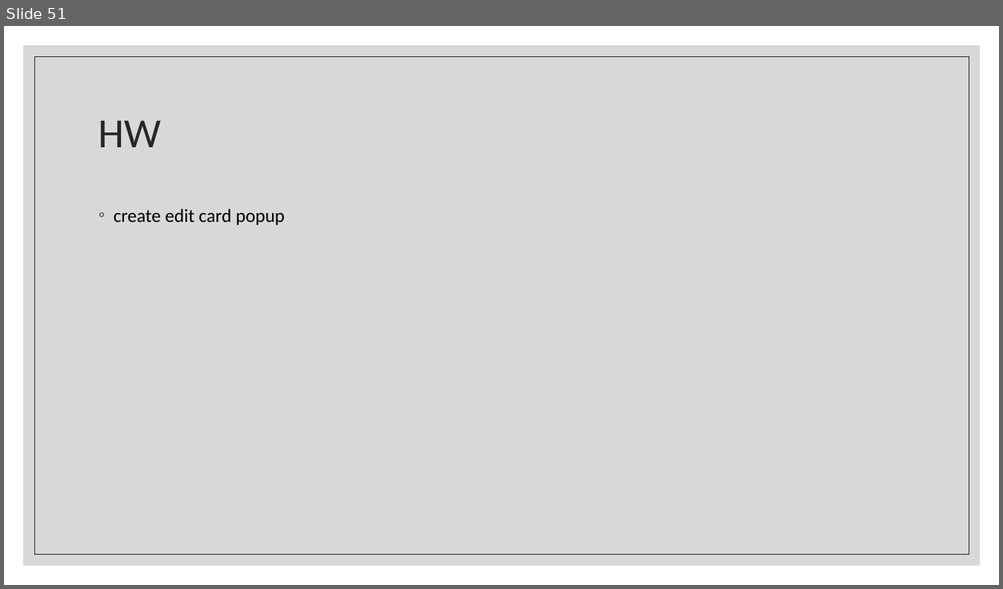
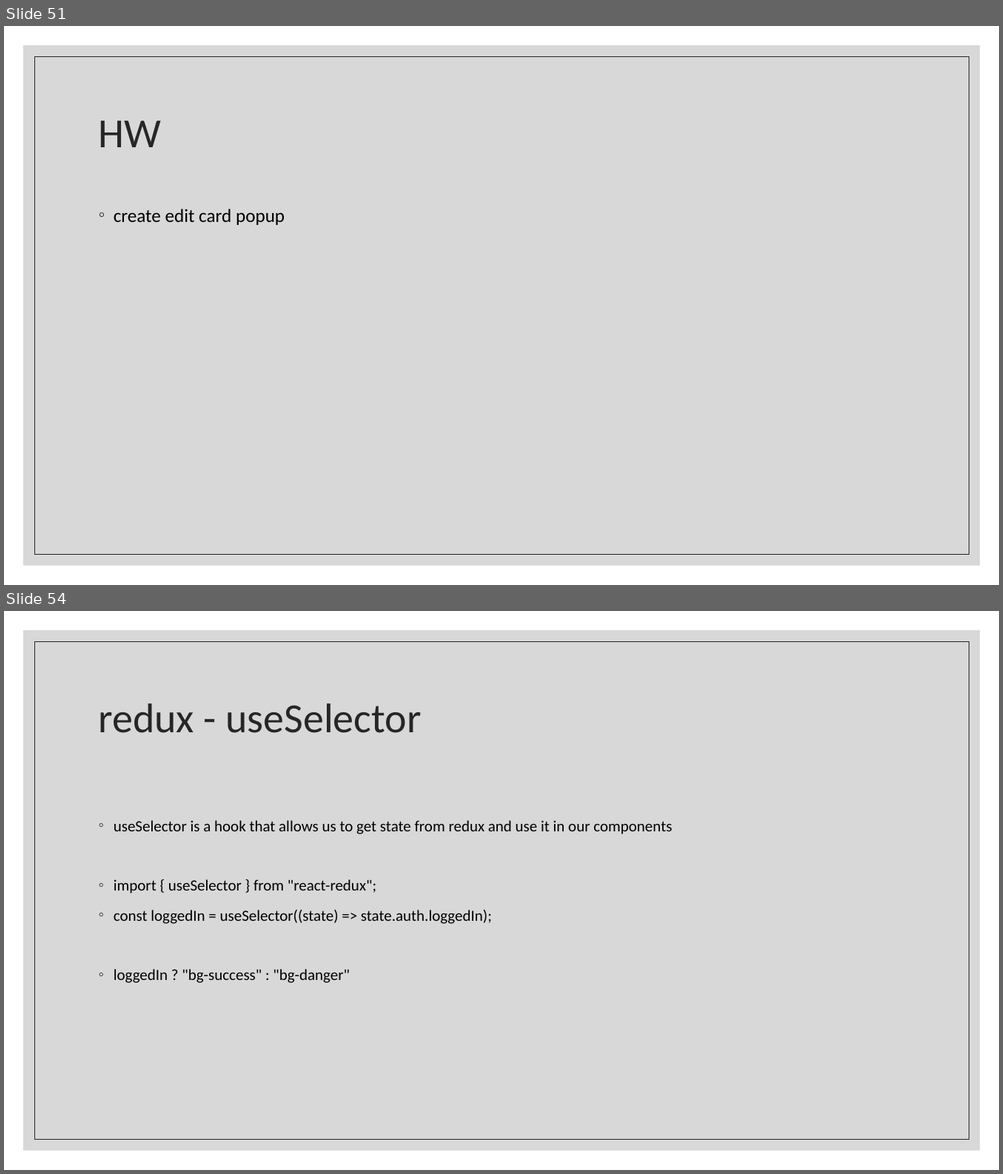
Before and after one commit to Rlss91/ht_W011121MR_morning_first-project, a slide deck: docs/React.pptx. Shown one above the other, each under a label of ours: slide 51 before the commit, slides 51 and 54 after it; the slides between them are not shown. The pictures are 1003x589 and 1003x1174 pixels, drawn with LibreOffice and Linux fonts; fonts in the diff are those of the drawing. Boxes give left, top, right and bottom in pixels: in the first picture for what was removed or moved away, otherwise in the second. Text is boxed around its words. In the diff, an @@ line names an element or a change of style, - is before the commit and + after.

Commit message:
redux

```diff
--- a/docs/React.pptx
+++ b/docs/React.pptx
@@ slide 54 added at (4, 611, 999, 1170), background #FFFFFF; not listed: 2 template elements that a slide beside it also shows @@
@@ title added at (99, 703, 421, 733), 40 pt, text #262626 @@
+redux - useSelector
@@ text added at (114, 820, 671, 983), 15 pt, text #000000 @@
+◦ useSelector is a hook that allows us to get state from redux and use it in our components
+◦ import { useSelector } from "react-redux";
+◦ const loggedIn = useSelector((state) => state.auth.loggedIn);
+◦ loggedIn ? "bg-success" : "bg-danger"
```
Also in this commit, not shown: 1 slide changed, 4 other slides added, 1 slide removed, 8 other files.
